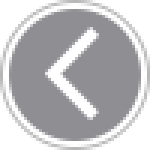
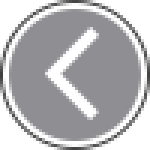
Before/after of a w=150, h=150 layered artwork. What changed in the layer stack:
painted on "Border" over [0,0,150,150]
